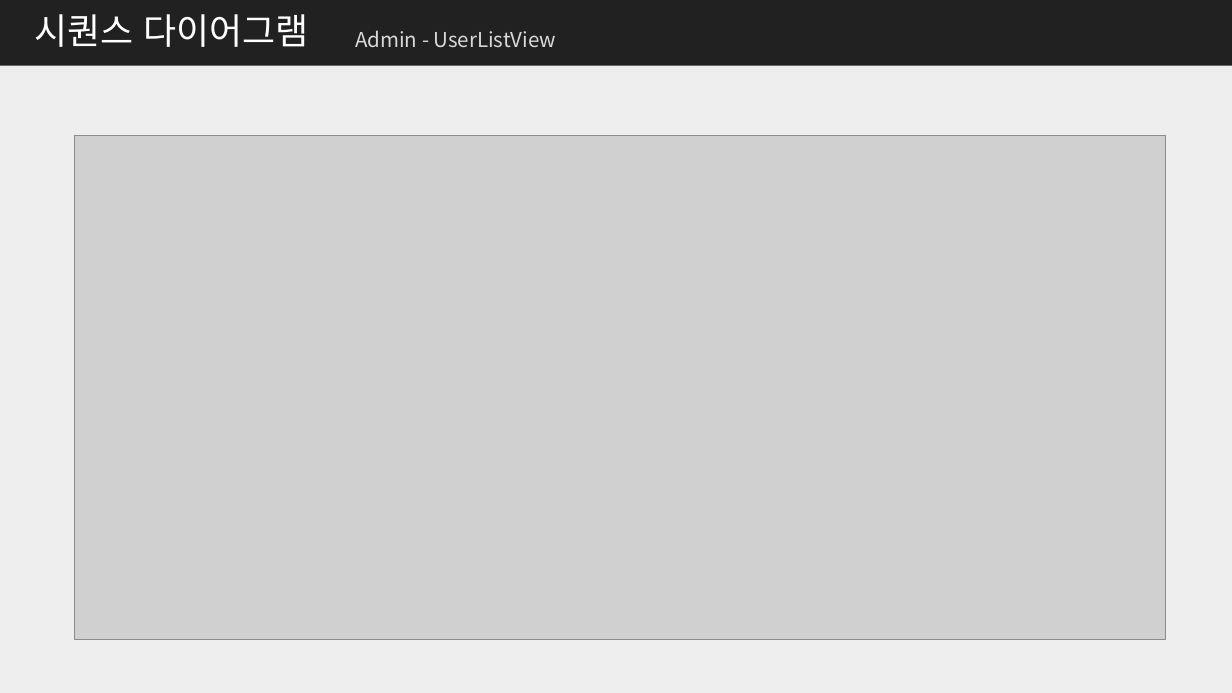
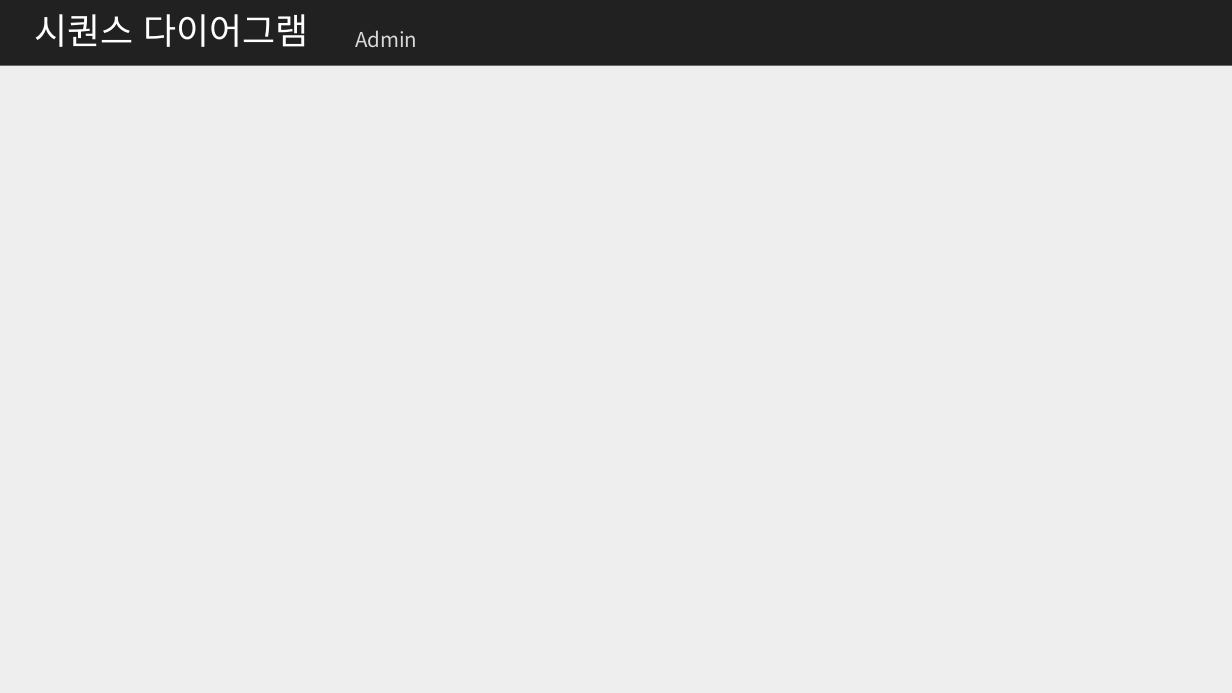
Before and after one commit to me0768/KHFinalProject, a slide deck: slide 38 of 보고서/클래스설계서_Final_Project.pptx (slide 40 before the commit). Drawn at 1232x693 pixels with LibreOffice and Linux fonts; fonts in the diff are those of the drawing; grey boxes stand for pictures. Boxes give left, top, right and bottom in pixels: in the first picture for what was removed or moved away, otherwise in the second. Text is boxed around its words. In the diff, an @@ line names an element or a change of style, - is before the commit and + after.

```diff
--- a/보고서/클래스설계서_Final_Project.pptx
+++ b/보고서/클래스설계서_Final_Project.pptx
@@ text at (355,30,417,47): text changed @@
-Admin - UserListView
+Admin
@@ picture removed at (74,136,1165,640) @@
```
Also in this commit, not shown: 14 other slides changed, 6 slides removed, 16 other files.
